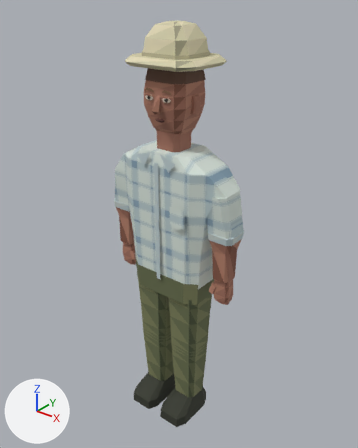
The glTF model src/assets/detainee-man.glb: old version first, new version second.
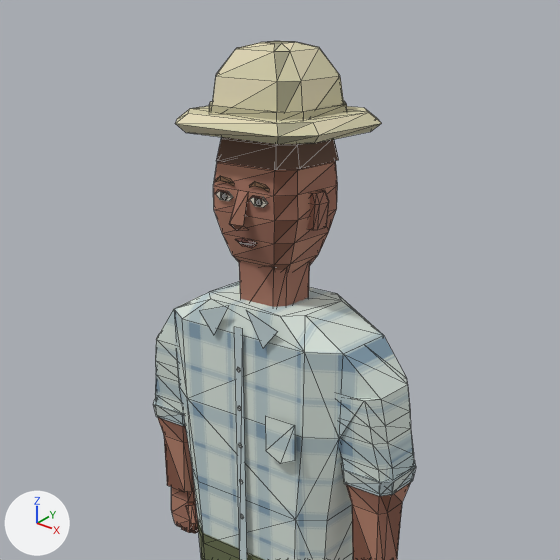
There are two pictures of each version: one whole from a 50 mm camera at (1.403, -1.718, 2.22) aimed at (-0.005, 0.043, 1.129), one close up on the part from 11% to 88% of the width and 0% to 62% of the height. The lights are fixed; the arrows at lower left show +X, +Y and +Z. The older version's two pictures come first. The close-ups show mesh edges as thin lines. Vertices at exactly the same position are counted once.

Objects in the first close-up: 'detainee-man-skin'.
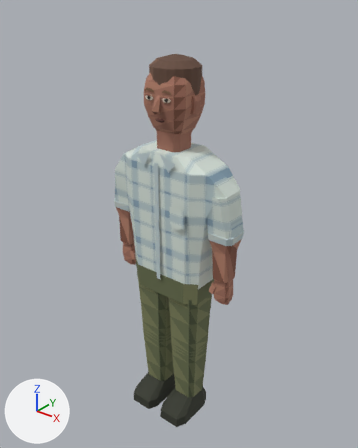
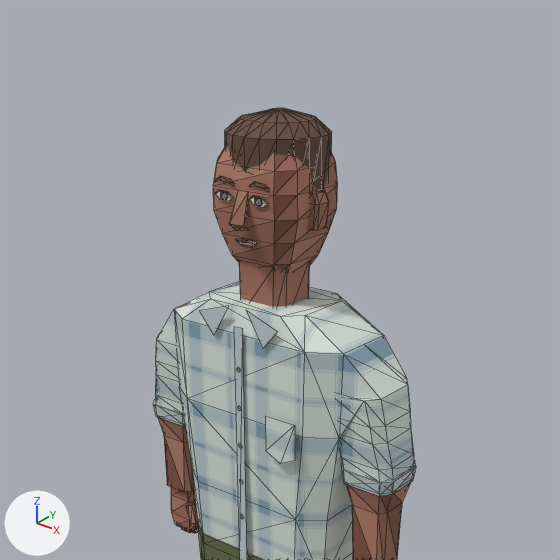
The change in detail:
Material 'hair-shadow' (mat_hair_shadow) is new.
Its base color is (0.0953, 0.0497, 0.0331) (brown #573f33).
Its roughness is 0.86.
Material 'hair-highlight' (mat_hair_highlight) is new.
Its base color is (0.184, 0.0976, 0.0612) (brown #775846).
Its roughness is 0.86.
me_detainee_man_skin is used by ob_detainee_man_skin; location (0.0, 0.0, 0.0).
me_detainee_man_skin had 1060 vertices, 1779 faces and spanned x -0.37..0.37, y -0.19..0.18, z 0.02..2.08.
me_detainee_man_skin now has 1124 vertices, 1919 faces and spans x -0.37..0.37, y -0.19..0.12, z 0.02..1.95.
Part 1, on me_detainee_man_skin:
72 vertices are removed from x -0.19..0.19, y -0.16..0.18, z 1.85..2.08.
176 faces are deleted.
24 vertices move from x -0.12..0.12, y -0.1..0.13, z 1.93..2.08 to x -0.07..0.12, y 0.01..0.12, z 1.75..1.95.
136 vertices are added at x -0.12..0.12, y -0.1..0.12, z 1.74..1.95.
199 new faces join them, mat_short_hair (brown #674c3e).
84 new faces join them, mat_hair_highlight (brown #775846).
33 new faces join them, mat_hair_shadow (brown #573f33).
me_detainee_man_skin part 2: 11 faces spanning x -0.07..0.11, y 0.02..0.09, z 1.9..1.95 switch from mat_hat_cream (beige #d5cfab) to mat_short_hair (brown #674c3e).
me_detainee_man_skin part 3: 6 faces spanning x -0.05..0.07, y 0.08..0.12, z 1.77..1.93 switch from mat_hat_cream (beige #d5cfab) to mat_hair_shadow (brown #573f33).
me_detainee_man_skin part 4: 4 faces spanning x -0.07..0.09, y 0.03..0.1, z 1.9..1.95 switch from mat_hat_highlight (beige #e6ddbb) to mat_short_hair (brown #674c3e).
me_detainee_man_skin part 5: 3 faces spanning x -0.05..0.11, y 0.03..0.09, z 1.9..1.95 switch from mat_hat_shadow (beige #a7a487) to mat_short_hair (brown #674c3e).
me_detainee_man_skin no longer uses material mat_hat_band (beige #bab596).
me_detainee_man_skin gains material mat_hair_highlight (brown #775846).

Changed parts and their boxes [x1, y1, x2, y2] in the close-ups (560 x 560 px):
'detainee-man-skin', reshaped
    before: [153, 41, 416, 560]
    after: [153, 108, 416, 560]
part 1 of me_detainee_man_skin, cut back
    before: [175, 41, 381, 170]
    after: [225, 108, 332, 191]
part 2 of me_detainee_man_skin, recoloured
    before: [217, 51, 344, 111]
    after: [288, 109, 327, 131]
part 3 of me_detainee_man_skin, recoloured (beige)
    before: [301, 48, 340, 81]
part 4 of me_detainee_man_skin, recoloured (beige)
    before: [291, 48, 340, 111]
part 5 of me_detainee_man_skin, recoloured
    before: [274, 51, 301, 112]
    after: [295, 111, 332, 134]
